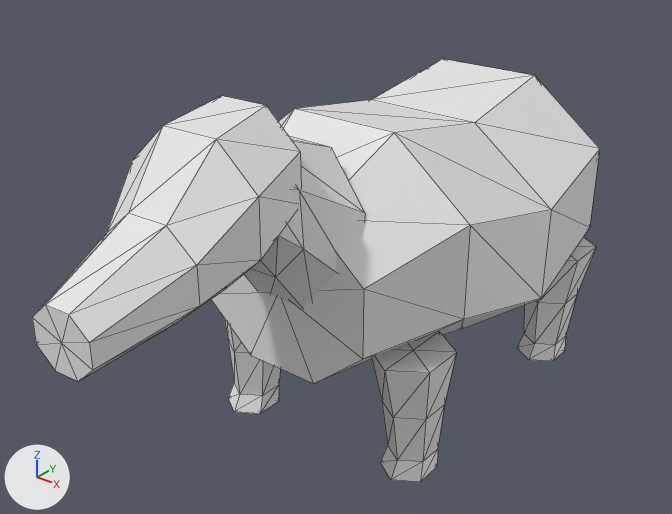
The OBJ model data/animals/tatu/eat/5.obj as it was, and as the next commit left it.
Both versions are drawn from a camera (50 mm lens) standing at (0.573, -0.873, 0.665) and looking at (-0.047, -0.098, 0.185). Lighting does not change. The marker at lower left points along +X, +Y and +Z. The older version comes first. Mesh edges are drawn as thin lines. Where no turn or scale is listed for an object, it has been applied to the vertices.

Names of what the first picture shows: 'tatu_eat_5'.
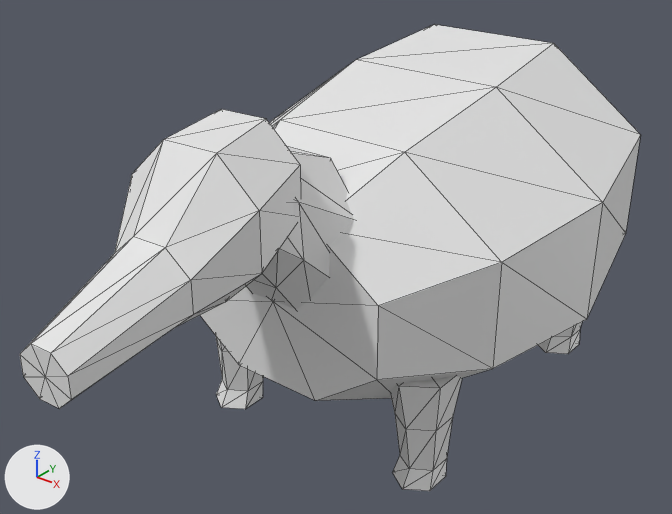
Location of each change, [x1, y1, x2, y2] in pixels of the pictures (672 x 514 px; the box of a moved part takes in the faces that stretch with it):
'tatu_eat_5', reshaped (9% wider, 10% taller): before [32, 59, 600, 482]; after [20, 24, 640, 491]
part 1 of me_tatu_eat_5, moved or reshaped: before [225, 320, 280, 414]; after [216, 336, 263, 409]
part 2 of me_tatu_eat_5, moved or reshaped: before [372, 332, 457, 482]; after [390, 377, 462, 491]
part 3 of me_tatu_eat_5, moved or reshaped: before [517, 237, 596, 361]; after [538, 322, 582, 354]
part 4 of me_tatu_eat_5, moved or reshaped: before [244, 136, 365, 308]; after [246, 146, 354, 309]
part 5 of me_tatu_eat_5, moved or reshaped: before [32, 59, 600, 384]; after [20, 24, 640, 409]

The change in detail:
me_tatu_eat_5 is used by ob_tatu_eat_5; location (0.0, 0.0, 0.0).
me_tatu_eat_5 had 226 vertices, 420 faces and spanned x -0.173..0.173, y -0.519..0.418, z 0.0..0.427.
me_tatu_eat_5 now has 226 vertices, 420 faces and spans x -0.229..0.229, y -0.54..0.456, z 0.0..0.415.
me_tatu_eat_5 part 1: the loose piece of 26 vertices spanning x -0.149..-0.074, y -0.217..-0.116, z 0.0..0.15 is turned -0.1 degrees about the x axis through its middle and scaled by 0.927, then moved by (-0.019, -0.006, -0.005).
me_tatu_eat_5 part 2: the loose piece of 26 vertices spanning x 0.074..0.149, y -0.217..-0.116, z 0.0..0.15 is turned -0.2 degrees about the x axis through its middle and scaled by 0.927, then moved by (0.019, -0.006, -0.005).
me_tatu_eat_5 part 3: the loose piece of 26 vertices spanning x 0.071..0.153, y 0.112..0.221, z 0.0..0.15 is scaled about its middle by (0.914, 0.919, 0.93), then moved by (0.019, 0.006, 0.009).
me_tatu_eat_5 part 4: the loose piece of 26 vertices spanning x -0.081..0.081, y -0.351..-0.205, z 0.184..0.406 is scaled about its middle by (1, 1.01, 0.995), then moved by (0.0, -0.001, -0.011).
me_tatu_eat_5 part 5: 96 of 226 vertices moved; they spanned x -0.173..0.173, y -0.519..0.418, z 0.051..0.427 and now span x -0.229..0.229, y -0.54..0.456, z 0.056..0.415; mean shift (0.0, 0.004, 0.004); largest move (-0.014, 0.418, 0.073) -> (-0.016, 0.456, 0.154).
Other edits to the shape of me_tatu_eat_5 do not show in these pictures.
